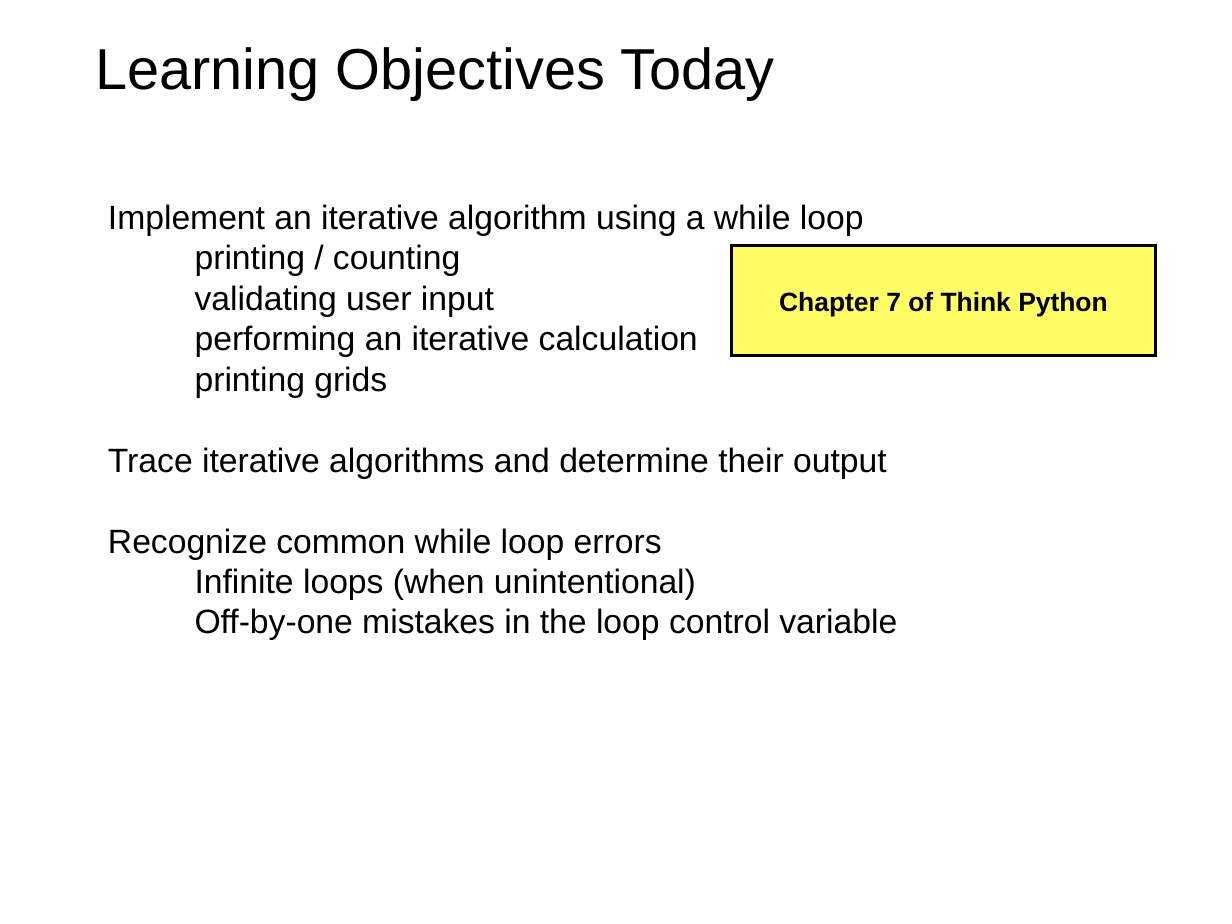
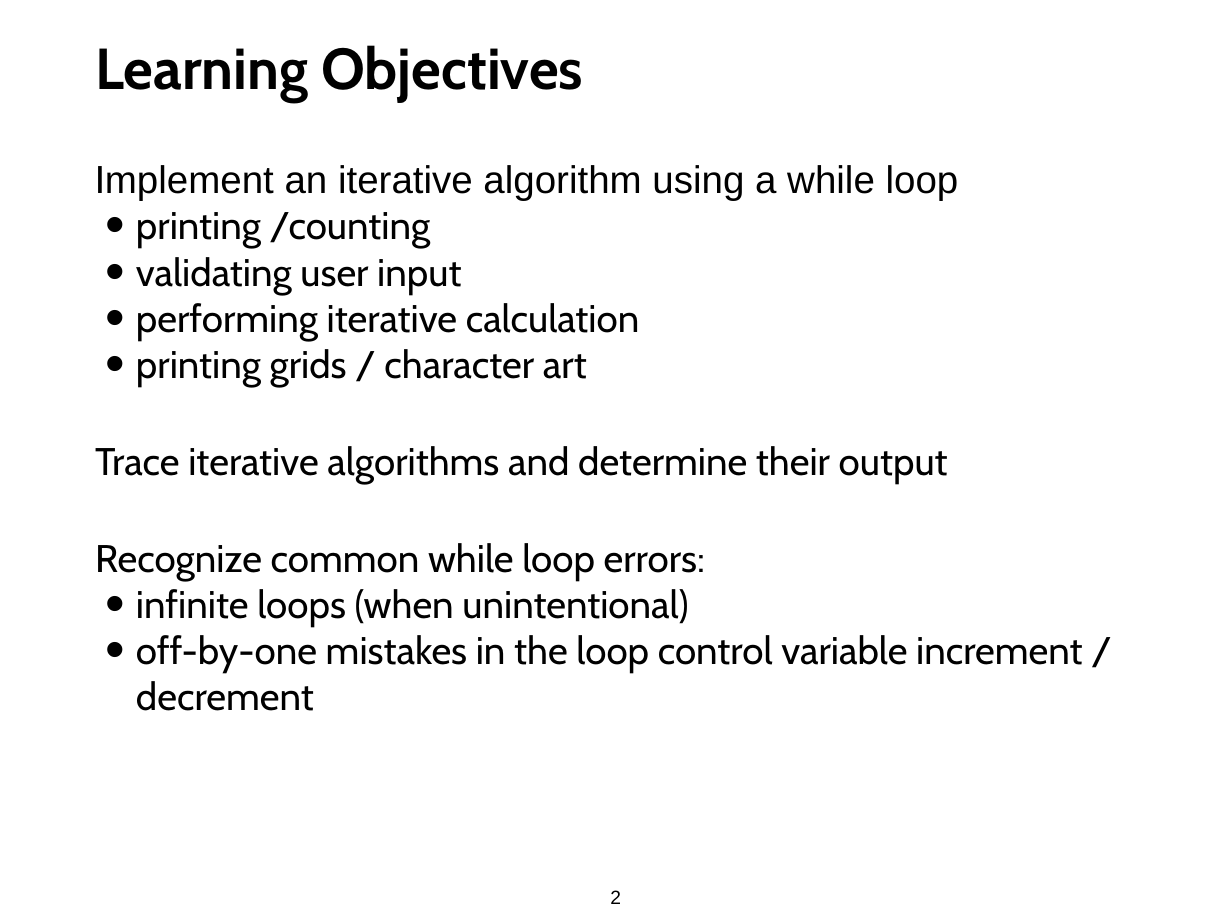
Before and after one commit to tylerharter/caraza-harter-com, a slide deck: slide 2 of tyler/meena/cs220/s22/materials/lecture_ppts/lec_10_S22.ppt. Drawn at 1232x924 pixels with LibreOffice and Linux fonts; fonts in the diff are those of the drawing. Boxes give left, top, right and bottom in pixels: in the first picture for what was removed or moved away, otherwise in the second. Text is boxed around its words. In the diff, an @@ line names an element or a change of style, - is before the commit and + after.

Commit message:
lec 10 slide changes

```diff
--- a/tyler/meena/cs220/s22/materials/lecture_ppts/lec_10_S22.ppt
+++ b/tyler/meena/cs220/s22/materials/lecture_ppts/lec_10_S22.ppt
@@ title at (95, 45, 583, 102): text changed; font Arial to Cabin; bold on @@
-Learning Objectives Today
+Learning Objectives
@@ text at (95, 165, 959, 484): size 28 to 32 pt in "Implement an iterative algorithm using a while ...", "validating user input", "Trace iterative algorithms and determine their output"; font Arial to Cabin in "Implement", "validating user input", "Trace iterative algorithms and determine their output"; indent changed; more space between paragraphs; bullet none to • @@
@@ text at (136, 212, 431, 249): text changed; size 28 to 32 pt; font Arial to Cabin @@
-printing / counting
+• printing /counting
@@ rectangle removed at (731, 245, 1155, 355) @@
-Chapter 7 of Think Python
@@ text at (136, 303, 640, 387): text changed; size 28 to 32 pt; font Arial to Cabin @@
-performing an iterative calculation
-printing grids
+• performing iterative calculation
+• printing grids / character art
@@ text at (95, 543, 1082, 711): text changed; size 28 to 32 pt; font Arial to Cabin @@
-Recognize common while loop errors
-Infinite loops (when unintentional)
-Off-by-one mistakes in the loop control variable
+Recognize common while loop errors:
+• infinite loops (when unintentional)
+• off-by-one mistakes in the loop control variable increment / decrement
@@ page number added at (610, 890, 621, 904), 16 pt, text #000000 @@
+2
```
Also in this commit, not shown: 5 other slides changed, 1 slide added, 2 slides removed.
